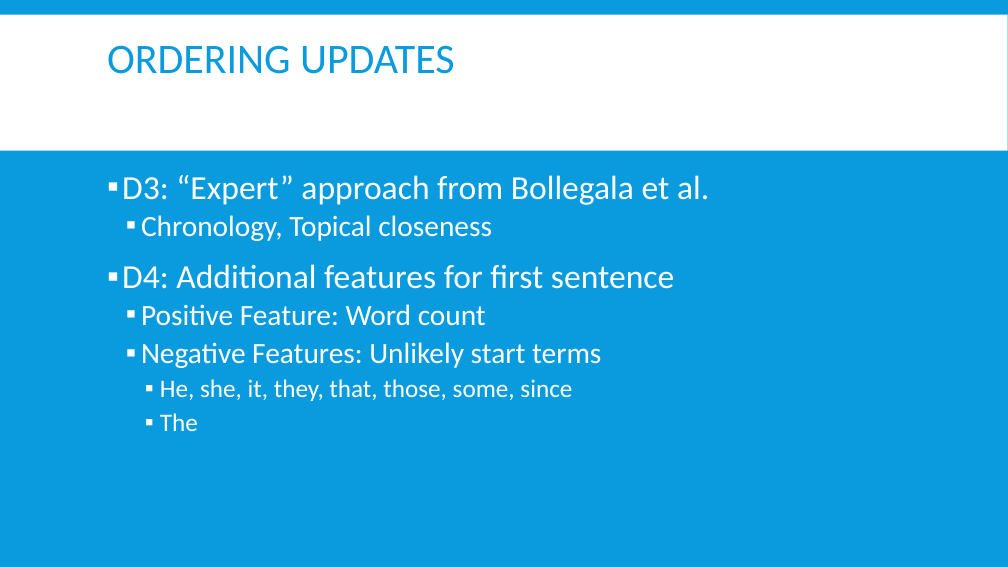
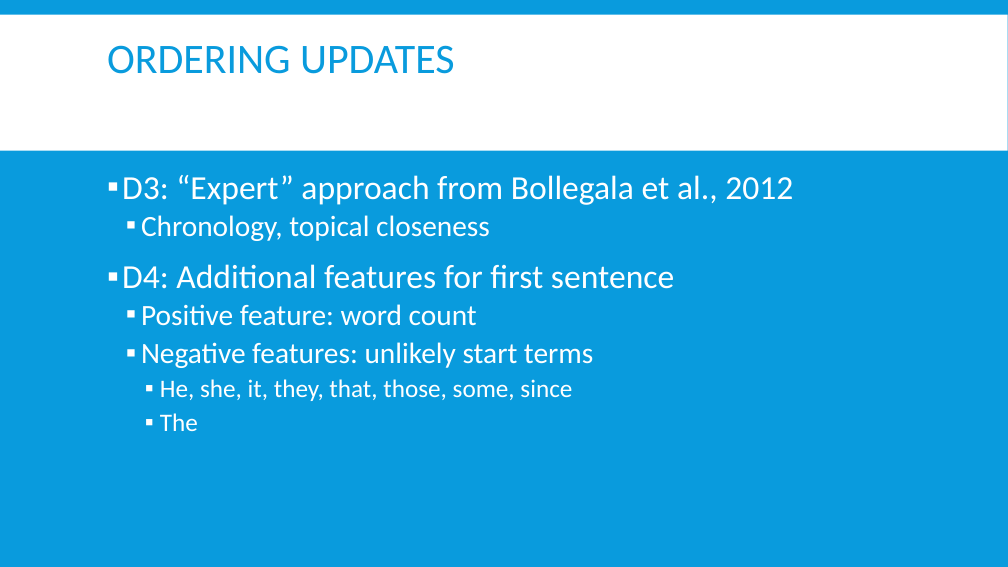
Before and after one commit to Mindful/ling-573, a slide deck: slide 14 of doc/D4_presentation.pptx (slide 9 before the commit). Drawn at 1008x567 pixels with LibreOffice and Linux fonts; fonts in the diff are those of the drawing. Boxes give left, top, right and bottom in pixels: in the first picture for what was removed or moved away, otherwise in the second. Text is boxed around its words. In the diff, an @@ line names an element or a change of style, - is before the commit and + after.

```diff
--- a/doc/D4_presentation.pptx
+++ b/doc/D4_presentation.pptx
@@ text at <box>122,175,793,241</box>: text changed @@
-▪ D3: “Expert” approach from Bollegala et al.
-  ▪ Chronology, Topical closeness
+▪ D3: “Expert” approach from Bollegala et al., 2012
+  ▪ Chronology, topical closeness
@@ text at <box>141,304,593,368</box>: text changed @@
-  ▪ Positive Feature: Word count
-  ▪ Negative Features: Unlikely start terms
+  ▪ Positive feature: word count
+  ▪ Negative features: unlikely start terms
```
Also in this commit, not shown: 12 other slides changed, 9 slides added.
